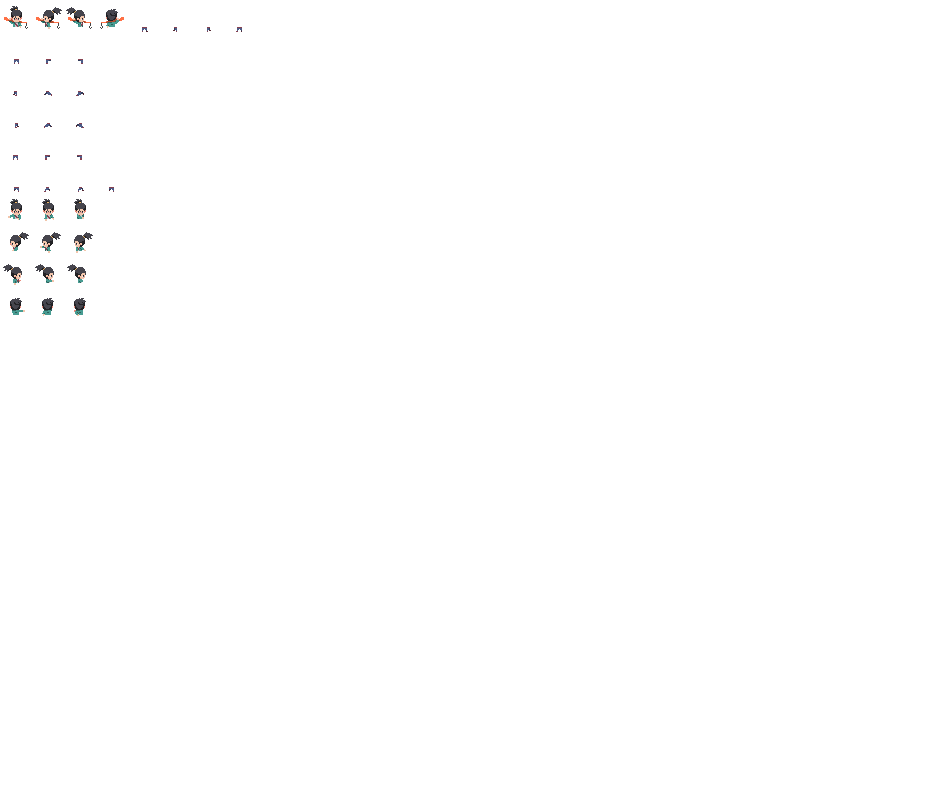
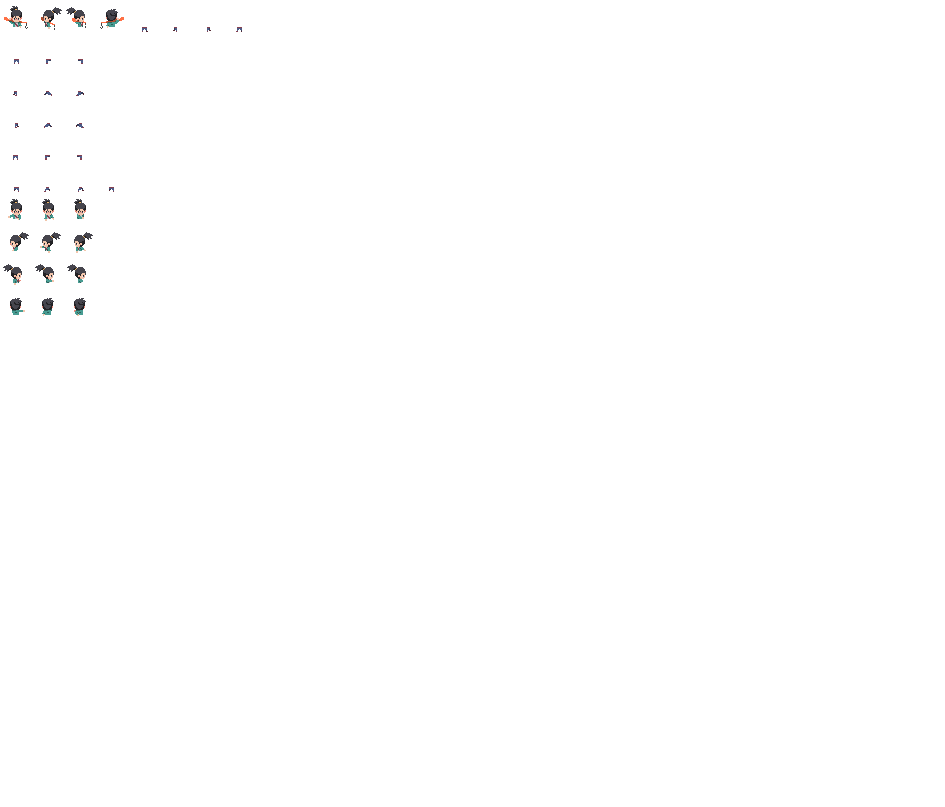
Two versions of the same layered image (945x807). Layer-by-layer changes:
painted on "Layer 14" over bbox(36, 17, 92, 30)
